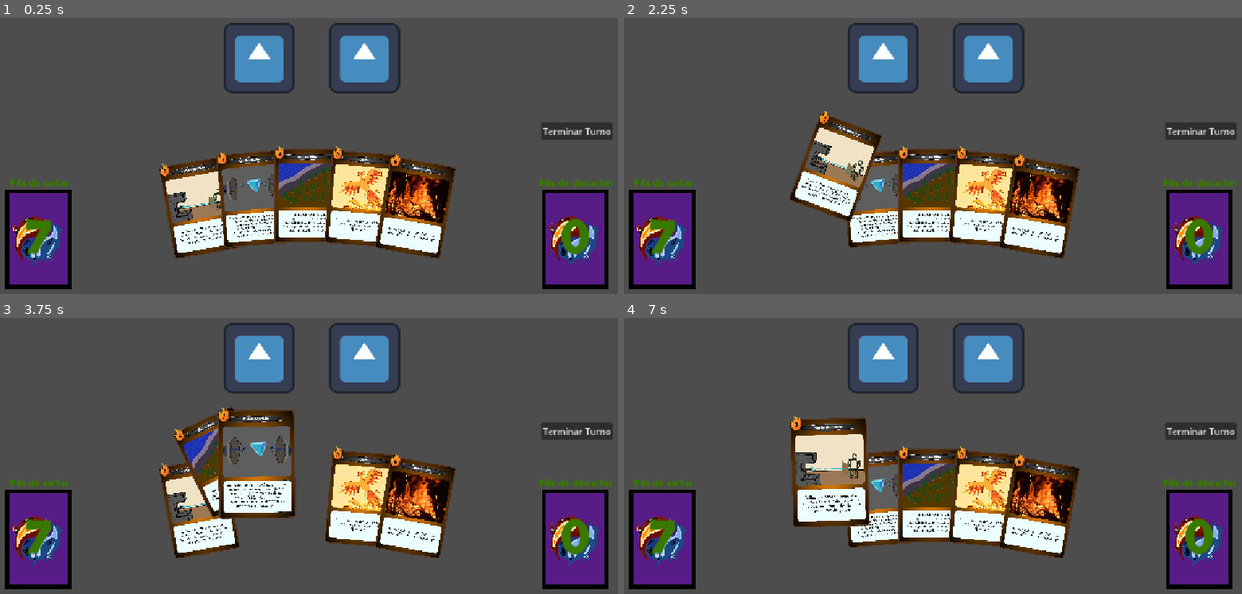
Above: before the commit, frames 1-4 (two rows, left to right).
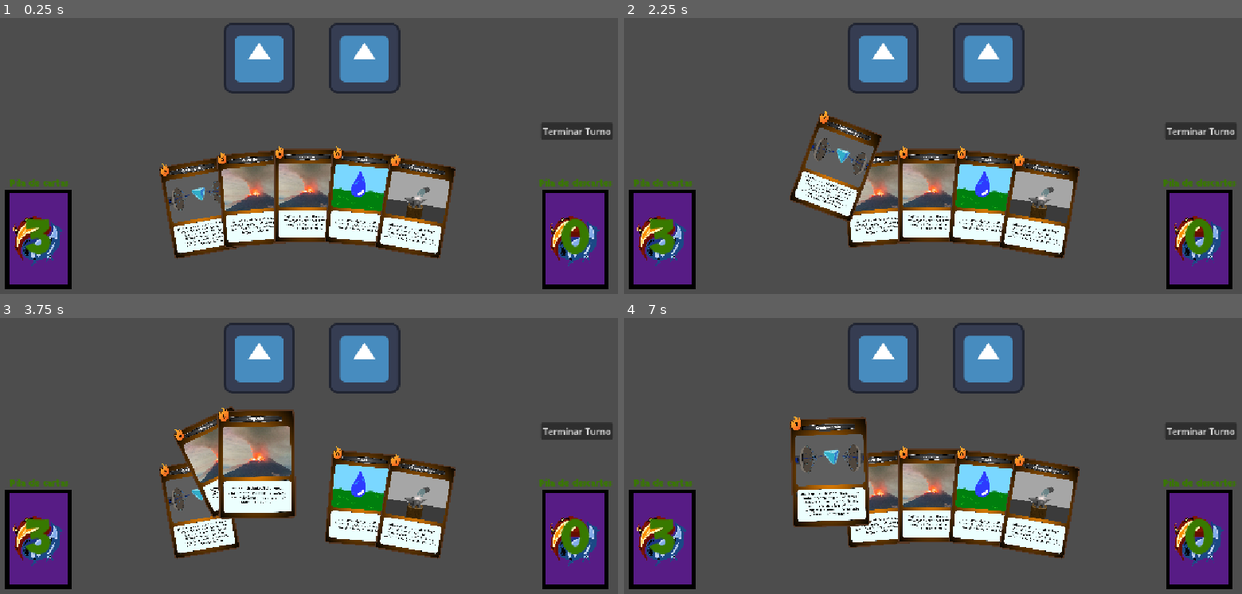
Above: after the commit, the same moments.

Repository: MagicNube/Burn-The-Dice
Game: Godot game, scene res://modules/environment/card_table_test.tscn
Same seed, same stepped clock (60 frames per second), same inputs: the game is played once before the commit and once after it. The engine's default icon, where the game draws it, is replaced by a stand-in: a white triangle on a blue panel in a dark square.
Inputs (mouse positions are in pixels of both pictures, inside the frame that each line leads up to):
- Up to frame 1 (0.25 s): no input
- Up to frame 2 (2.25 s): click "Terminar Turno" at 0.5 s; move the mouse to (1068, 111) at 1.27 s; click (1068, 111) at 1.42 s; drag from (803, 147) to (902, 202) at 2.02 s
- Up to frame 3 (3.75 s): move the mouse to (370, 351) at 2.77 s; click (370, 351) at 2.92 s; drag from (278, 502) to (117, 375) at 3.52 s
- Up to frame 4 (7 s): move the mouse to (1124, 483) at 4.27 s; click (1124, 483) at 4.42 s; drag from (741, 375) to (834, 342) at 5.02 s; move the mouse to (963, 431) at 5.77 s; click (963, 431) at 5.92 s; drag from (834, 342) to (803, 447) at 6.52 s

The runs differ from the first frame. In frame 1, 7.4% of the frame differs, in the area x 4-73%, y 48-86%; in frame 2, 7.2%; in frame 3, 7.0%; in frame 4, 7.6%, in the area x 4-73%, y 38-86%.

Commit message:
Refactor CardInstance para identificadores unicos de cartas

Diff:
--- a/autoload/combat_bus.gd
+++ b/autoload/combat_bus.gd
@@ -1,4 +1,4 @@
 extends Node
 
 # Bus de eventos para el compate
-signal card_consumed(card_data: CardBlueprint)
+signal card_consumed(card_instance: CardInstance)
--- a/modules/cards/scenes/card_container.tscn
+++ b/modules/cards/scenes/card_container.tscn
@@ -5,12 +5,7 @@
 [ext_resource type="Script" uid="uid://e82klgj27n0y" path="res://modules/cards/data/blueprints/card_blueprint.gd" id="2_g2s5y"]
 [ext_resource type="Resource" uid="uid://dulki826s8xq1" path="res://modules/cards/data/fire/erupcion.tres" id="4_uh3ol"]
 [ext_resource type="Script" uid="uid://d1oag58vf36ij" path="res://modules/cards/scripts/visual_hand.gd" id="5_g2s5y"]
-[ext_resource type="Resource" uid="uid://cq5miy6vfjdev" path="res://modules/cards/data/fire/fenix.tres" id="5_kfgqj"]
-[ext_resource type="Resource" uid="uid://desb17cc2rera" path="res://modules/cards/data/fire/golpe_igneo.tres" id="6_s32ge"]
 [ext_resource type="PackedScene" uid="uid://c4dfmybyb2fqy" path="res://modules/cards/scenes/card_stack_ui.tscn" id="7_1lrnc"]
-[ext_resource type="Resource" uid="uid://bx1i2hdd1q56n" path="res://modules/cards/data/fire/incinerar.tres" id="7_8fyv6"]
-[ext_resource type="Resource" uid="uid://c0b38v0uaec3x" path="res://modules/cards/data/fire/la_forja.tres" id="8_sn8n0"]
-[ext_resource type="Resource" uid="uid://8lw7o5of0bb5" path="res://modules/cards/data/fire/mas_brasas.tres" id="9_ts3bu"]
 [ext_resource type="Resource" uid="uid://v4impo6r6a3x" path="res://modules/cards/data/water/choque_termico.tres" id="10_jca7h"]
 [ext_resource type="Resource" uid="uid://ceh2ot18keov3" path="res://modules/cards/data/water/condensacion.tres" id="11_3b813"]
 [ext_resource type="Resource" uid="uid://cv8s7yuxaqai6" path="res://modules/cards/data/water/corte_acuatico.tres" id="12_sa0i3"]
@@ -33,7 +28,7 @@
 
 [node name="DeckLogic" type="Node" parent="." unique_id=654175964]
 script = ExtResource("1_6lq55")
-initial_hand = Array[ExtResource("2_g2s5y")]([ExtResource("4_uh3ol"), ExtResource("5_kfgqj"), ExtResource("6_s32ge"), ExtResource("7_8fyv6"), ExtResource("8_sn8n0"), ExtResource("9_ts3bu"), ExtResource("10_jca7h"), ExtResource …(114 unchanged characters)…
+initial_deck = Array[ExtResource("2_g2s5y")]([ExtResource("4_uh3ol"), ExtResource("4_uh3ol"), ExtResource("10_jca7h"), ExtResource …(114 unchanged characters)…
 
 [node name="VisualHand" type="HBoxContainer" parent="." unique_id=1754189885 node_paths=PackedStringArray("deck_logic")]
 layout_mode = 1
--- a/modules/cards/scripts/card.gd
+++ b/modules/cards/scripts/card.gd
@@ -4,7 +4,7 @@
 @export var visual_texture: TextureRect
 
 # Datos de la carta
-var card_data: CardBlueprint
+var card_instance: CardInstance
 # Variables de la posicion y rotacion en abanico
 var base_rotation: float = 0.0
 var base_position_y: float = 0.0
@@ -17,9 +17,9 @@
 	mouse_exited.connect(_on_mouse_exited)
 
 ## Inicializa la carta con sus datos y actualiza su aspecto visual.
-func setup(data: CardBlueprint) -> void:
-	card_data = data
-	visual_texture.texture = card_data.image
+func setup(new_instance: CardInstance) -> void:
+	card_instance = new_instance
+	visual_texture.texture = card_instance.blueprint.image
 
 ## Funcion para carta fantasma al agarrar una carta de la baraja
 ## Devuelve la referencia a Card
@@ -33,7 +33,7 @@
 
 	# Creamos la textura fantasma y la configuramos igual que la original
 	var preview = TextureRect.new()
-	preview.texture = card_data.image
+	preview.texture = card_instance.blueprint.image
 	preview.expand_mode = TextureRect.EXPAND_IGNORE_SIZE
 	preview.stretch_mode = TextureRect.STRETCH_KEEP_ASPECT
 	preview.size = visual_texture.size
--- /dev/null
+++ b/modules/cards/scripts/card_instance.gd
@@ -0,0 +1,11 @@
+class_name CardInstance
+extends RefCounted
+# Clase que envuelve un CardBlueprint con un id unico
+var id: String
+var blueprint: CardBlueprint
+
+# Espacio para posibles modificadores (damage_modifier, cost_modifier)
+
+func _init(card_blueprint: CardBlueprint) -> void:
+	blueprint = card_blueprint
+	id = "card_" + str(get_instance_id())
--- a/modules/cards/scripts/deck_logic.gd
+++ b/modules/cards/scripts/deck_logic.gd
@@ -1,16 +1,16 @@
 extends Node
 
-signal card_drawn(card_data: CardBlueprint)
+signal card_drawn(card: CardInstance)
 signal deck_size_changed(amount: int)
 signal discards_size_changed(amount: int)
 
 # Mano inicial temporal
-@export var initial_hand: Array[CardBlueprint]
+@export var initial_deck: Array[CardBlueprint]
 
-# Baraja, mano y descartes o cartas usadas
-var deck: Array[CardBlueprint] = []
-var hand: Array[CardBlueprint] = []
-var discards: Array[CardBlueprint] = []
+# Baraja, mano y descartes o cartas usadas guardan CardInstance
+var deck_stack: Array[CardInstance] = []
+var hand: Array[CardInstance] = []
+var discard_stack: Array[CardInstance] = []
 
 func _ready() -> void:
 	# Llamamos con deferred para esperar a que toda la escena este cargada y no se emitan señales antes de tiempo
@@ -19,16 +19,16 @@
 
 # Funcion para establecer la baraja como la inicial y mezclarla
 func init_combat() -> void:
-	deck = initial_hand.duplicate()
-	# Este bucle es para hacer que cada carta sea unica aunque visualmente sean iguales con un ID unico
-	for i in range(deck.size()):
-		deck[i] = deck[i].duplicate()
+	for blueprint: CardBlueprint in initial_deck:
+		var new_card_instance: CardInstance = CardInstance.new(blueprint)
+		print(new_card_instance.id)
+		deck_stack.append(new_card_instance)
 
 	# Señal para actualizar contadores de pilas
-	deck_size_changed.emit(deck.size())
-	discards_size_changed.emit(discards.size())
+	deck_size_changed.emit(deck_stack.size())
+	discards_size_changed.emit(discard_stack.size())
 
-	deck.shuffle()
+	deck_stack.shuffle()
 	finish_turn()
 
 # Funcion para la secuencia al finalizar turno
@@ -36,7 +36,7 @@
 	# Comprobacion de las cartas a robar
 	var cards_to_draw: int = 5 - hand.size()
 	# Comprobacion de las cartas disponibles para robar
-	var total_available_cards: int = deck.size() + discards.size()
+	var total_available_cards: int = deck_stack.size() + discard_stack.size()
 	# Cartas reales para robar
 	var real_cards_to_draw: int = min(cards_to_draw, total_available_cards)
 
@@ -44,30 +44,29 @@
 		return
 
 	for i in real_cards_to_draw:
-		if deck.size() == 0:
+		if deck_stack.size() == 0:
 			restart_deck()
-		var drawn_card = deck.pop_front()
+		var drawn_card: CardInstance = deck_stack.pop_front()
 		# Señal para actualizar contadores de pilas
-		deck_size_changed.emit(deck.size())
+		deck_size_changed.emit(deck_stack.size())
 		hand.push_front(drawn_card)
 		# Señal para enviar informacion de la carta robada a la interfaz
 		card_drawn.emit(drawn_card)
+		print("Señal carta ", i)
 
 
 # Funcion para usar las cartas y mandarlas a la pila de descartes
-func use_card(card_data: CardBlueprint):
-	hand.erase(card_data)
-	discards.append(card_data)
+func use_card(card: CardInstance):
+	hand.erase(card)
+	discard_stack.append(card)
 	# Señal para actualizar contadores de pilas
-	discards_size_changed.emit(discards.size())
+	discards_size_changed.emit(discard_stack.size())
 
 # Funcion para reinciar la baraja
 func restart_deck() -> void:
-	deck = discards.duplicate()
-	for i in range(deck.size()):
-		deck[i] = deck[i].duplicate()
-	discards.clear()
-	deck.shuffle()
+	deck_stack.append_array(discard_stack)
+	discard_stack.clear()
+	deck_stack.shuffle()
 	# Señales para actualizar contadores de pilas
 	discards_size_changed.emit(0)
-	deck_size_changed.emit(deck.size())
+	deck_size_changed.emit(deck_stack.size())
--- a/modules/cards/scripts/visual_hand.gd
+++ b/modules/cards/scripts/visual_hand.gd
@@ -12,9 +12,9 @@
 	child_order_changed.connect(recalculate_fan)
 
 ## Funcion para la señal card_drawn precarga una escena de tipo Card, la inicializa con los datos de la carta robada y la añade al arbol de la escena
-func on_card_drawn(card_data: CardBlueprint) -> void:
+func on_card_drawn(card_instance: CardInstance) -> void:
 	var new_card = preload("res://modules/cards/scenes/card.tscn").instantiate()
-	new_card.setup(card_data)
+	new_card.setup(card_instance)
 	add_child(new_card)
 
 ## Funcion que calcula la inclinacion y posicion en y de las cartas de la mano para ponerlas en abanico
--- a/modules/enemies/scripts/drop_target.gd
+++ b/modules/enemies/scripts/drop_target.gd
@@ -1,9 +1,4 @@
 extends Control
-
-
-# Called when the node enters the scene tree for the first time.
-func _ready() -> void:
-	pass # Replace with function body.
 
 # Funcion que detecta si el objeto soltado en el area es una carta
 func _can_drop_data(at_position: Vector2, data: Variant) -> bool:
@@ -11,6 +6,6 @@
 
 func _drop_data(at_position: Vector2, card: Variant) -> void:
 	# Obtenemos datos de la carta, la eliminamos y mandamos señal para que se elimine de la logica de mazo
-	var data = card.card_data
+	var instance_to_consume: CardInstance = card.card_instance
 	card.queue_free()
-	CombatBus.card_consumed.emit(data)
+	CombatBus.card_consumed.emit(instance_to_consume)
Not shown, added: modules/cards/scripts/card_instance.gd.uid
